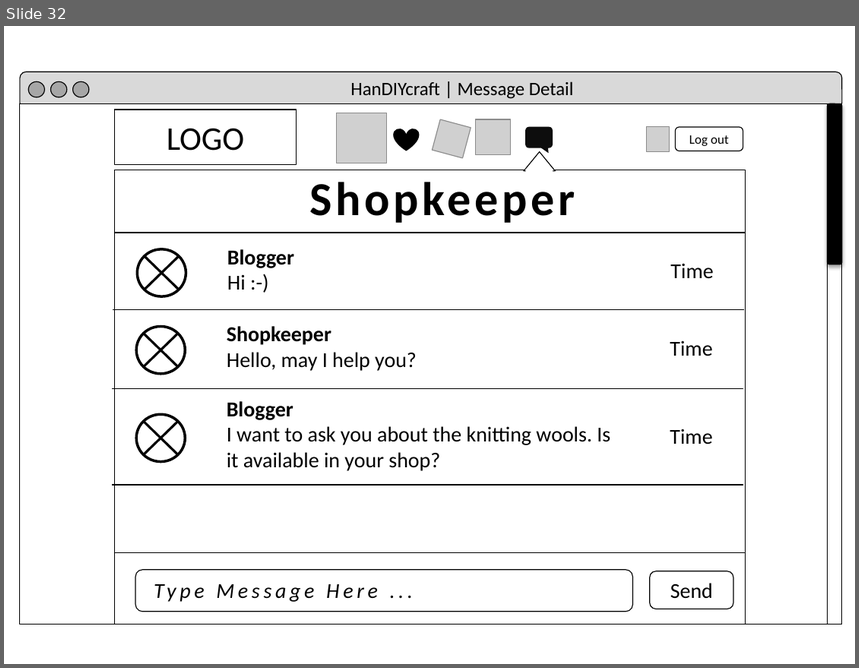
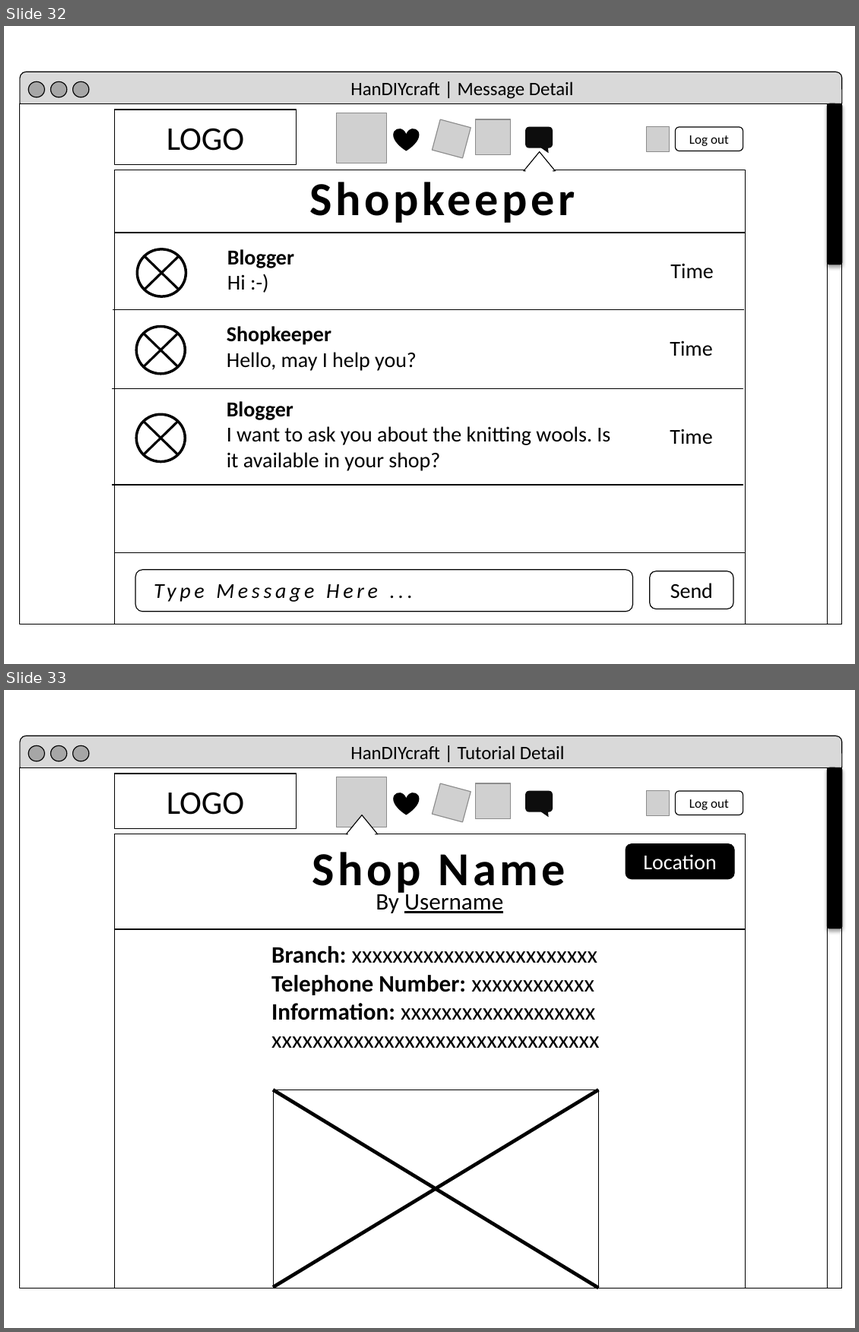
Before and after one commit to asciidaitoon/HanDIYcraft, a slide deck: GUI/HanDIYcraft-Web Rough GUI Design-V.2.0.pptx. Shown one above the other, each under a label of ours: slide 32 before the commit, slides 32 and 33 after it. The pictures are 859x668 and 859x1332 pixels, drawn with LibreOffice and Linux fonts; fonts in the diff are those of the drawing; grey boxes stand for pictures. Boxes give left, top, right and bottom in pixels: in the first picture for what was removed or moved away, otherwise in the second. Text is boxed around its words. In the diff, an @@ line names an element or a change of style, - is before the commit and + after.

Commit message:
14.10.2014
Update
-SRS >>> web URS&SRS
-SDD >>> class diagram description
-Test >>> web unit+system test plan & record
-GUI >>> (web) add explore shop UI

```diff
--- a/GUI/HanDIYcraft-Web Rough GUI Design-V.2.0.pptx
+++ b/GUI/HanDIYcraft-Web Rough GUI Design-V.2.0.pptx
@@ slide 33 added at (4,690,855,1328), background #FFFFFF @@
@@ rounded rectangle added at (20,736,842,774), fill #D9D9D9, outline #000000 0.75 pt @@
@@ ellipse added at (28,745,45,761), fill #A6A6A6, outline #000000 0.75 pt @@
@@ ellipse added at (51,745,67,761), fill #A6A6A6, outline #000000 0.75 pt @@
@@ ellipse added at (73,745,89,761), fill #A6A6A6, outline #000000 0.75 pt @@
@@ text added at (351,745,565,759), 16 pt, text #000000 @@
+HanDIYcraft | Tutorial Detail
@@ rectangle added at (20,768,842,1288), fill #FFFFFF, outline #000000 0.75 pt @@
@@ rectangle added at (115,774,296,829), fill #FFFFFF, outline #000000 0.75 pt, 28 pt, text #000000 @@
+LOGO
@@ picture added at (337,777,387,827) @@
@@ rectangle added at (827,768,842,1288), fill #FFFFFF, outline #000000 0.75 pt @@
@@ rounded rectangle added at (827,768,842,929), fill #000000, outline #000000 0.75 pt @@
@@ heart added at (393,792,418,815), fill #000000 @@
@@ picture added at (432,783,471,822) @@
@@ picture added at (475,783,512,819) @@
@@ rounded speech box added at (526,791,553,812), fill #0D0D0D @@
@@ picture added at (647,791,670,816) @@
@@ rounded rectangle added at (676,791,743,815), outline #000000 0.75 pt, 11 pt, text #000000 @@
+Log out
@@ triangle added at (346,815,378,834), fill #FFFFFF, outline #000000 0.75 pt @@
@@ rectangle added at (115,834,746,1288), fill #FFFFFF, outline #000000 0.75 pt @@
@@ rectangle added at (348,832,375,839), fill #FFFFFF @@
@@ rounded rectangle added at (626,844,735,879), fill #000000, outline #000000 0.75 pt, 18 pt, text #FFFFFF @@
+Location
@@ text added at (312,852,566,897), 40 pt, text #000000, bold @@
+Shop Name
@@ text added at (376,889,503,913), 20 pt, text #000000, underline @@
+By Username
@@ line added from (115, 929) to (746, 929), #000000 1 pt @@
@@ text added at (272,946,600,1048), 20 pt, text #000000 @@
+Branch: xxxxxxxxxxxxxxxxxxxxxxxx
+Telephone Number: xxxxxxxxxxxx
+Information: xxxxxxxxxxxxxxxxxxx
+xxxxxxxxxxxxxxxxxxxxxxxxxxxxxxxx
@@ rectangle added at (273,1090,598,1288), outline #000000 0.75 pt @@
@@ line added from (273, 1090) to (599, 1288), #000000 3 pt @@
@@ line added from (273, 1287) to (599, 1090), #000000 3 pt @@
```
Also in this commit, not shown: 1 other slide added, 6 other files.
